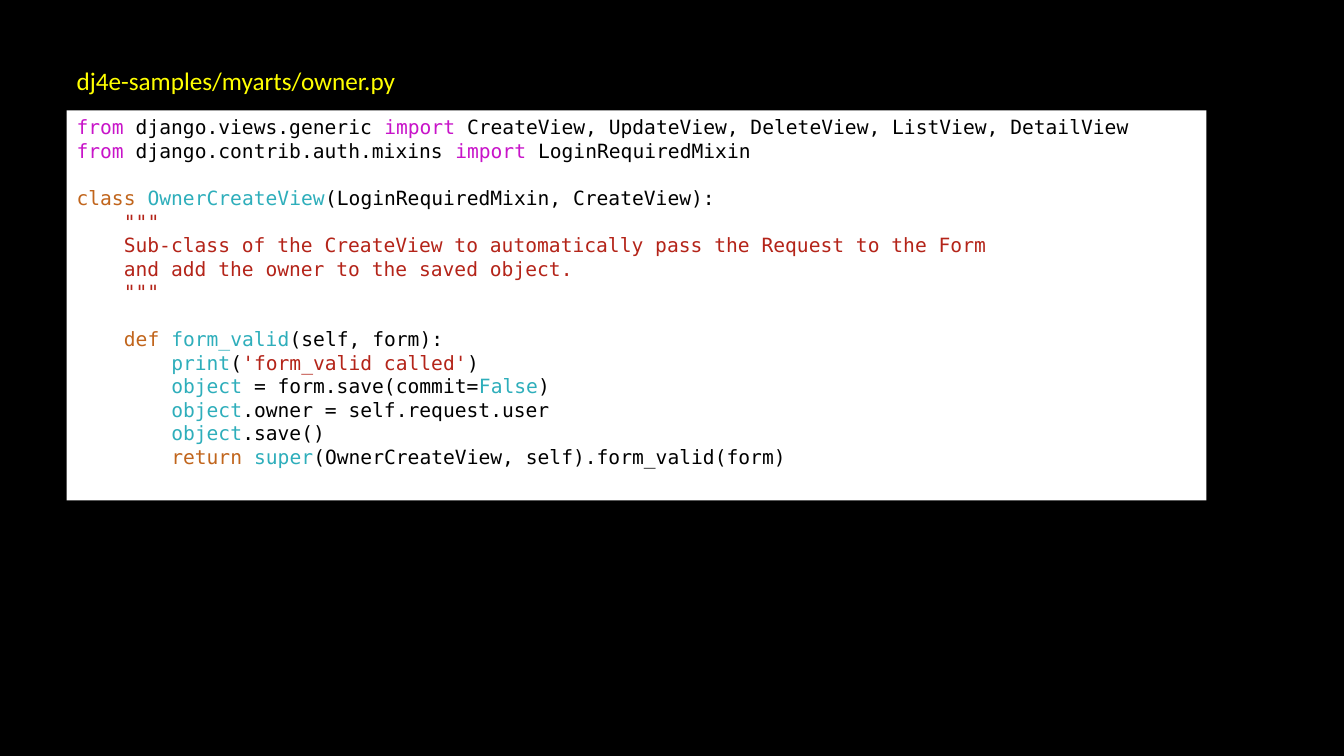
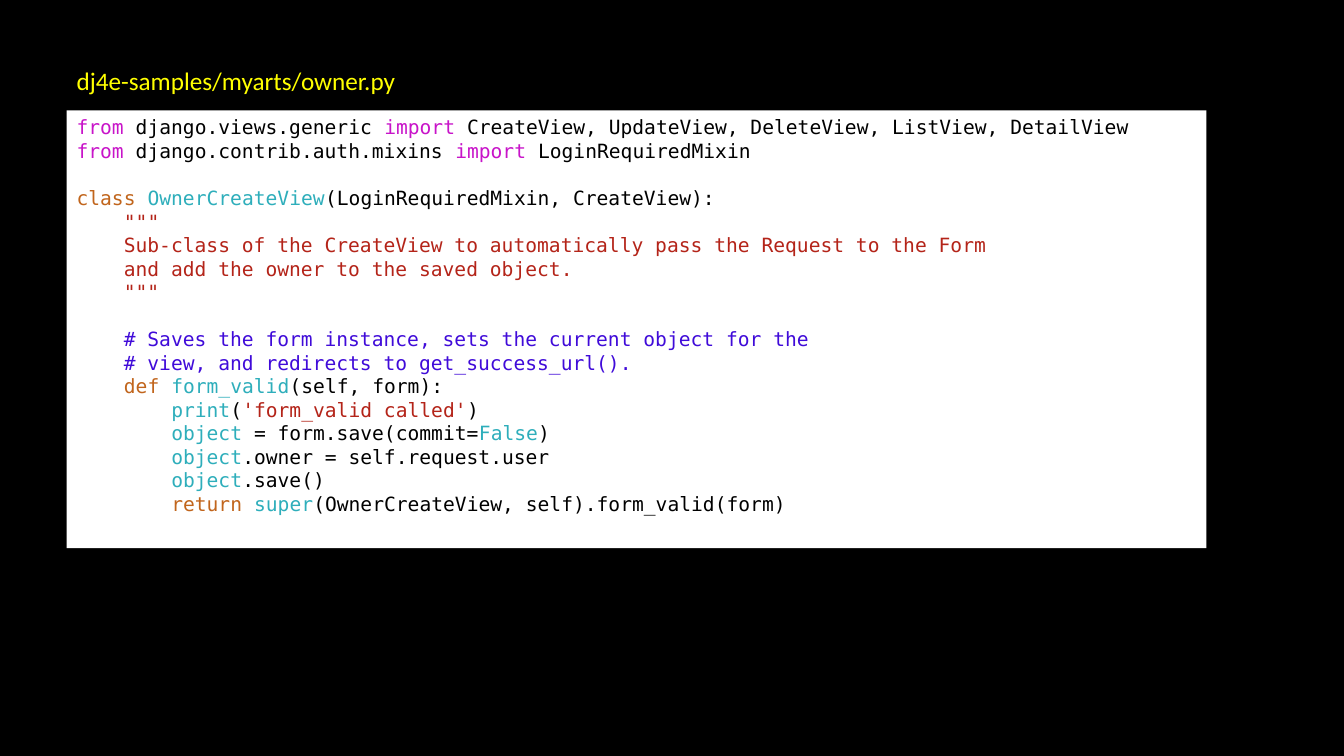
Before and after one commit to csev/dj4e, a slide deck: slide 20 of lectures/DJ-12-Owned-Rows.pptx (slide 19 before the commit). Drawn at 1344x756 pixels with LibreOffice and Linux fonts; fonts in the diff are those of the drawing. Boxes give left, top, right and bottom in pixels: in the first picture for what was removed or moved away, otherwise in the second. Text is boxed around its words. In the diff, an @@ line names an element or a change of style, - is before the commit and + after.

```diff
--- a/lectures/DJ-12-Owned-Rows.pptx
+++ b/lectures/DJ-12-Owned-Rows.pptx
@@ rectangle "from django.views.generic import CreateView, UpdateView, ...": place and size @@
-rectangle "from django.views.generic import CreateView, UpdateView, ..." at [67, 110, 1207, 500]
+rectangle "from django.views.generic import CreateView, UpdateView, ..." at [67, 110, 1207, 547]
@@ text in rectangle at [147, 331, 808, 375]: paragraphs added @@
+# Saves the form instance, sets the current object for the
+# view, and redirects to get_success_url().
```
Also in this commit, not shown: 2 other slides changed, 3 slides added, 1 other file.
